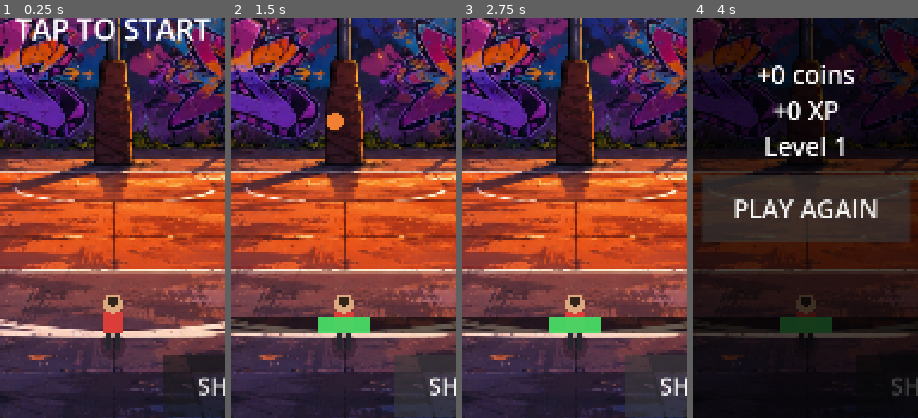
Above: before the commit, frames 1-4 (left to right).
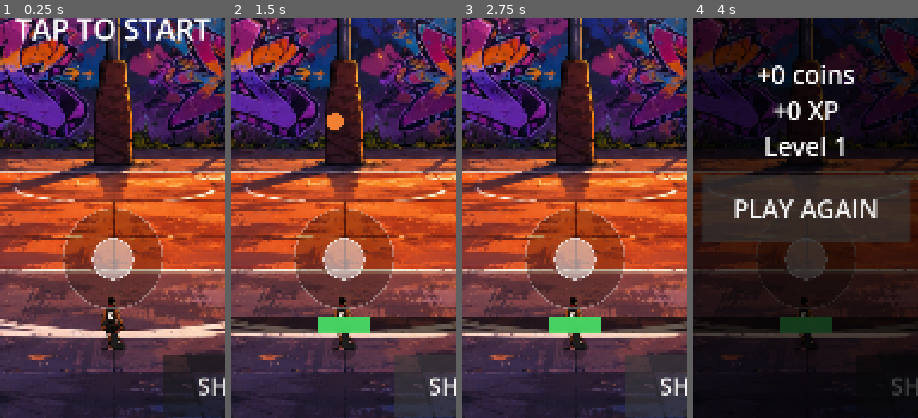
Above: after the commit, the same moments.

Repository: Wordups/hoop_rush
Game: Godot game, scene res://scenes/game_court.tscn
Two runs of this game, one before a commit and one after it. Both use one fixed random seed, a clock stepped at 60 frames per second and the inputs below.
Inputs (mouse positions are % of the whole screen's width and height, from its top left):
- Up to frame 1 (0.25 s): no input
- Up to frame 2 (1.5 s): click "SHOOT" at 0.5 s; click "SHOOT" at 1.25 s
- Up to frame 3 (2.75 s): click "SHOOT" at 2 s
- Up to frame 4 (4 s): move the mouse to (72, 45) at 2.77 s; click (72, 45) at 2.92 s; tap Enter at 3.5 s; drag from (30, 55) to (45, 70) at 3.52 s
The pictures show only the part of the screen within x 25-75%, y 48-98%; the shares and areas given below are measured in that part.

The runs differ from the first frame. In frame 1, 9.6% of the frame differs, in the area x 28-73%, y 47-83%; in frame 2, 9.2%; in frame 3, 9.2%; in frame 4, 1.5%.

Commit message:
Real 8-directional avatar + NBA-Live dribble stick
- Extract 8-dir player sprites from commissioned board (files/Player.png) → assets/player/
- player.gd: blit directional sprite by facing_index; add flick dribble-burst
- dribble_stick.gd: single small centered analog stick (visual)
- game_court.gd: fixed dribble stick + flick-to-burst, replaces floating joystick

Co-Authored-By: Claude Opus 4.8 (1M context) <noreply@anthropic.com>
Claude-Session: https://claude.ai/code/session_01Tef49mkN8pRFapifdYzNL7

Diff:
--- /dev/null
+++ b/scripts/game/dribble_stick.gd
@@ -0,0 +1,27 @@
+extends Control
+class_name DribbleStick
+## Small fixed on-screen analog stick (NBA-Live "dribble stick" flavor). Purely visual:
+## GameCourt owns the touch input (so multitouch move + SHOOT keeps working) and pushes
+## `knob` (px offset from center, already clamped) + `active` here each frame. A fast
+## outward flick of the stick is detected court-side and fires a quick dribble-move burst.
+
+const RADIUS := 120.0     ## base ring radius (screen px)
+const KNOB := 48.0        ## knob radius
+
+var active: bool = false
+var knob: Vector2 = Vector2.ZERO   ## offset from center, clamped to RADIUS
+
+func center() -> Vector2:
+	return size * 0.5
+
+func _draw() -> void:
+	var c := center()
+	# base: dim disc + rim ring + faint deadzone ring
+	draw_circle(c, RADIUS, Color(0, 0, 0, 0.26))
+	draw_arc(c, RADIUS, 0, TAU, 56, Color(1, 1, 1, 0.32), 4.0)
+	draw_arc(c, RADIUS * 0.42, 0, TAU, 40, Color(1, 1, 1, 0.12), 2.0)
+	# knob — reddish when engaged (matches the jersey trim), pale when resting
+	var kc := c + knob
+	var col := Color(0.95, 0.34, 0.29, 0.92) if active else Color(1, 1, 1, 0.5)
+	draw_circle(kc, KNOB, col)
+	draw_arc(kc, KNOB, 0, TAU, 40, Color(1, 1, 1, 0.75), 3.0)
--- a/scripts/game/game_court.gd
+++ b/scripts/game/game_court.gd
@@ -8,7 +8,13 @@
 const RIM := Vector2(540, 520)                     # where the hoop sits on screen
 const PLAY_BOUNDS := Rect2(150, 780, 780, 940)     # roamable area (x,y,w,h)
 const COURT_LEN := 1150.0                           # distance reference for zone bands
-const JOY_RADIUS := 150.0
+
+# ---- dribble stick (single small analog stick, NBA-Live feel) ----
+const STICK_CENTER := Vector2(540, 1500)            # fixed base, horizontally centered, thumb zone
+const STICK_RADIUS := 120.0                         # knob travel = base ring (keep == DribbleStick.RADIUS)
+const STICK_ACTIVATE_R := 240.0                     # touch within this of center grabs the stick
+const FLICK_SPEED := 2400.0                         # px/s drag velocity that triggers a dribble burst
+const FLICK_COOLDOWN := 0.32
 
 # ---- round rules ----
 const ROUND_TIME := 60.0
@@ -35,10 +41,11 @@
 var ball_active: bool = false
 var ball_pos: Vector2 = Vector2.ZERO
 
-# joystick
+# dribble stick
 var joy_active: bool = false
 var joy_index: int = -1
-var joy_origin: Vector2 = Vector2.ZERO
+var stick: DribbleStick
+var _flick_cd: float = 0.0
 
 # nodes
 var player: PlayerAvatar
@@ -105,6 +112,12 @@
 	lbl_grade = _mk_label(hud, "", 72, Vector2(0, 380), 1080, HORIZONTAL_ALIGNMENT_CENTER)
 	lbl_grade.modulate.a = 0.0
 	lbl_center = _mk_label(hud, "", 70, Vector2(0, 900), 1080, HORIZONTAL_ALIGNMENT_CENTER)
+
+	stick = DribbleStick.new()
+	stick.size = Vector2(STICK_RADIUS * 2.0, STICK_RADIUS * 2.0)
+	stick.position = STICK_CENTER - Vector2(STICK_RADIUS, STICK_RADIUS)
+	stick.mouse_filter = Control.MOUSE_FILTER_IGNORE   # court owns the touch input
+	hud.add_child(stick)
 
 	meter = ShotMeter.new()
 	meter.position = Vector2(140, 1600)
@@ -202,6 +215,7 @@
 
 # ---------- loop ----------
 func _process(delta: float) -> void:
+	_flick_cd = maxf(_flick_cd - delta, 0.0)
 	if state == "playing":
 		time_left -= delta
 		if time_left <= 0.0:
@@ -228,8 +242,7 @@
 	charge = 0.0
 	meter_time = 0.0
 	player.state = "shoot"
-	player.move_dir = Vector2.ZERO
-	joy_active = false
+	_release_stick()
 	# zone from current distance to rim
 	var dist := player.position.distance_to(RIM)
 	cur_zone = ShotMath.zone_for_distance(dist, COURT_LEN)
@@ -311,7 +324,7 @@
 		draw_arc(ball_pos, 22, 0, TAU, 24, Color(0.2, 0.1, 0.05), 3.0)
 
 
-# ---------- joystick input ----------
+# ---------- dribble stick input ----------
 func _unhandled_input(event: InputEvent) -> void:
 	if event is InputEventScreenTouch:
 		var t := event as InputEventScreenTouch
@@ -319,18 +332,41 @@
 			if state == "ready":
 				_start_game()
 				return
-			if state == "playing" and not joy_active:
+			# grab the stick only if the touch lands on/near it (leaves the rest of the
+			# screen free for the SHOOT button + multitouch)
+			if state == "playing" and not joy_active and t.position.distance_to(STICK_CENTER) <= STICK_ACTIVATE_R:
 				joy_active = true
 				joy_index = t.index
-				joy_origin = t.position
-		else:
-			if t.index == joy_index:
-				joy_active = false
-				joy_index = -1
-				if player:
-					player.move_dir = Vector2.ZERO
+				_update_stick(t.position)
+		elif t.index == joy_index:
+			_release_stick()
 	elif event is InputEventScreenDrag:
 		var d := event as InputEventScreenDrag
 		if joy_active and d.index == joy_index and player:
-			var off: Vector2 = d.position - joy_origin
-			player.move_dir = off / JOY_RADIUS
+			_update_stick(d.position)
+			# fast outward flick = NBA-Live dribble move (a quick size-up burst)
+			if _flick_cd <= 0.0 and d.velocity.length() >= FLICK_SPEED:
+				player.dribble_burst(d.velocity.normalized())
+				_flick_cd = FLICK_COOLDOWN
+
+
+func _update_stick(touch_pos: Vector2) -> void:
+	var off: Vector2 = touch_pos - STICK_CENTER
+	if off.length() > STICK_RADIUS:
+		off = off.normalized() * STICK_RADIUS
+	if player:
+		player.move_dir = off / STICK_RADIUS
+	stick.knob = off
+	stick.active = true
+	stick.queue_redraw()
+
+
+func _release_stick() -> void:
+	joy_active = false
+	joy_index = -1
+	if player:
+		player.move_dir = Vector2.ZERO
+	if stick:
+		stick.knob = Vector2.ZERO
+		stick.active = false
+		stick.queue_redraw()
--- a/scripts/game/player.gd
+++ b/scripts/game/player.gd
@@ -1,20 +1,64 @@
 extends Node2D
 class_name PlayerAvatar
-## Placeholder player (option C). Movement, 8-dir facing, back-facing rest, depth scaling.
-## Option B (real sprites) swaps the _draw() block for an AnimatedSprite2D driven by
-## `facing` + `state` — nothing else changes.
+## Real 8-directional avatar (option B). Movement, 8-dir facing, back-facing rest, depth
+## scaling unchanged from the placeholder; _draw() now blits the directional sprite that
+## matches facing_index() instead of drawing primitives. Sprites extracted from the
+## commissioned player-model board (files/Player.png), one per DIR_NAMES entry.
 
 @export var move_speed: float = 560.0
 
-var move_dir: Vector2 = Vector2.ZERO      ## set by GameCourt's joystick
+# dribble-move burst (fired by a stick flick)
+const BURST_DUR := 0.22
+const BURST_SPEED := 1240.0
+var _burst_t: float = 0.0
+var _burst_dir: Vector2 = Vector2.ZERO
+
+var move_dir: Vector2 = Vector2.ZERO      ## set by GameCourt's dribble stick
 var facing_vec: Vector2 = Vector2.UP      ## UP = back-facing rest (player looks upcourt at hoop)
 var bounds: Rect2 = Rect2(0, 0, 1080, 1920)
 var state: String = "idle"                ## idle | run | shoot
 var base_scale: float = 1.0
 
 const DIR_NAMES := ["UP", "UP_RIGHT", "RIGHT", "DOWN_RIGHT", "DOWN", "DOWN_LEFT", "LEFT", "UP_LEFT"]
+## index-aligned with DIR_NAMES / facing_index(); 0 = back-facing (upcourt) rest
+const SPRITE_PATHS := [
+	"res://assets/player/00_up.png",
+	"res://assets/player/01_up_right.png",
+	"res://assets/player/02_right.png",
+	"res://assets/player/03_down_right.png",
+	"res://assets/player/04_down.png",
+	"res://assets/player/05_down_left.png",
+	"res://assets/player/06_left.png",
+	"res://assets/player/07_up_left.png",
+]
+const FOOT_Y := 56.0                       ## local-space ground line; feet rest here
+
+var _sprites: Array[Texture2D] = []
+
+func _ready() -> void:
+	for p in SPRITE_PATHS:
+		_sprites.append(load(p) as Texture2D)
+
+## quick size-up burst in a direction (called by the court on a stick flick)
+func dribble_burst(dir: Vector2) -> void:
+	if state == "shoot" or dir.length() < 0.3:
+		return
+	_burst_dir = dir.normalized()
+	_burst_t = BURST_DUR
+
 
 func _process(delta: float) -> void:
+	# dribble-move burst overrides normal movement while it lasts
+	if _burst_t > 0.0 and state != "shoot":
+		_burst_t -= delta
+		state = "run"
+		position += _burst_dir * BURST_SPEED * delta
+		position.x = clampf(position.x, bounds.position.x, bounds.end.x)
+		position.y = clampf(position.y, bounds.position.y, bounds.end.y)
+		facing_vec = _burst_dir
+		_apply_depth()
+		queue_redraw()
+		return
 	var mag := clampf(move_dir.length(), 0.0, 1.0)
 	if mag > 0.08 and state != "shoot":
 		state = "run"
@@ -38,24 +82,14 @@
 	return int(round(ang / 45.0)) % 8
 
 func _draw() -> void:
-	# --- placeholder art (swap for AnimatedSprite2D in option B) ---
-	var is_back := facing_index() == 0
-	var jersey := Color(0.86, 0.24, 0.22)
-	var skin := Color(0.86, 0.66, 0.5)
-	# soft ground shadow
-	draw_set_transform(Vector2.ZERO, 0.0, Vector2.ONE)
-	draw_circle(Vector2(0, 46), 30, Color(0, 0, 0, 0.22))
-	# legs
-	draw_rect(Rect2(-16, 14, 12, 40), Color(0.15, 0.15, 0.18), true)
-	draw_rect(Rect2(4, 14, 12, 40), Color(0.15, 0.15, 0.18), true)
-	# torso (jersey)
-	draw_rect(Rect2(-24, -34, 48, 54), jersey, true)
-	# head — back of head if facing upcourt, face if turned toward camera
-	draw_circle(Vector2(0, -50), 22, skin)
-	if not is_back:
-		draw_circle(Vector2(-7, -52), 3, Color.BLACK)
-		draw_circle(Vector2(7, -52), 3, Color.BLACK)
-	else:
-		draw_circle(Vector2(0, -54), 12, Color(0.2, 0.14, 0.1))   # hair (back)
-	# facing wedge (debug/juice — direction the player is heading)
-	draw_line(Vector2(0, -8), facing_vec * 54 + Vector2(0, -8), Color(1, 1, 1, 0.35), 4)
+	# soft ground shadow anchored at the feet
+	draw_circle(Vector2(0, FOOT_Y - 6), 30, Color(0, 0, 0, 0.22))
+	var idx := facing_index()
+	if idx >= _sprites.size():
+		return
+	var tex := _sprites[idx]
+	if tex == null:
+		return
+	# blit centered horizontally, feet resting on the local ground line
+	var sz := tex.get_size()
+	draw_texture(tex, Vector2(-sz.x * 0.5, FOOT_Y - sz.y))
Binary file added: assets/player/00_up.png
Not shown, added: assets/player/00_up.png.import
Binary file added: assets/player/01_up_right.png
Not shown, added: assets/player/01_up_right.png.import
Binary file added: assets/player/02_right.png
Not shown, added: assets/player/02_right.png.import
Binary file added: assets/player/03_down_right.png
Not shown, added: assets/player/03_down_right.png.import
Binary file added: assets/player/04_down.png
Not shown, added: assets/player/04_down.png.import
Binary file added: assets/player/05_down_left.png
Not shown, added: assets/player/05_down_left.png.import
(and 10 more such lines)
